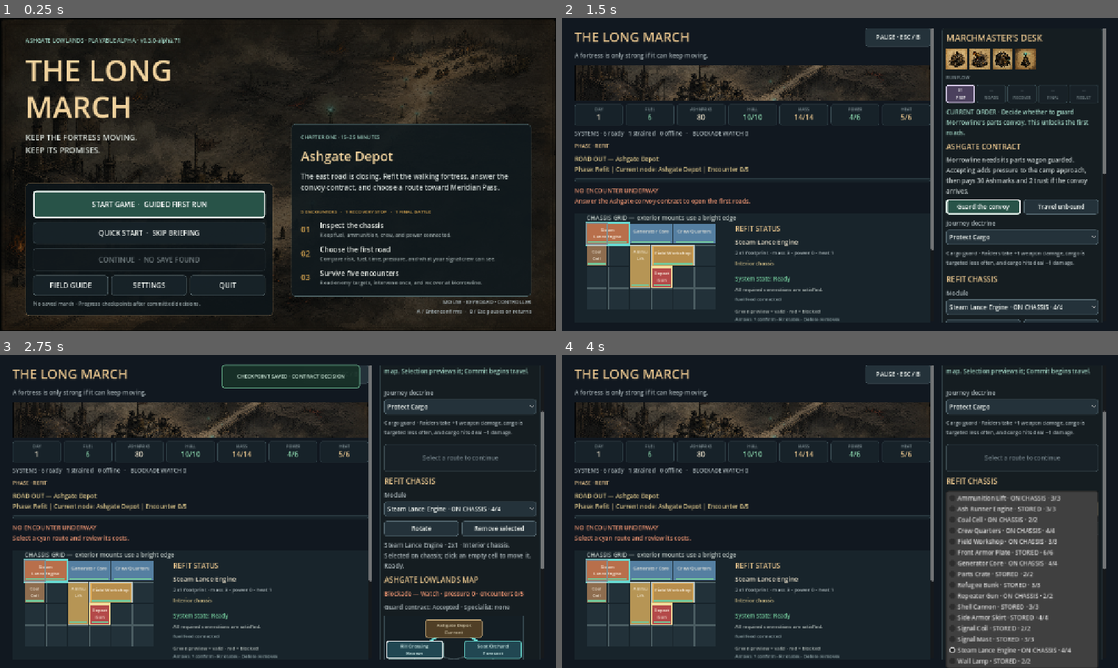
Above: before the commit, frames 1-4 (two rows, left to right).
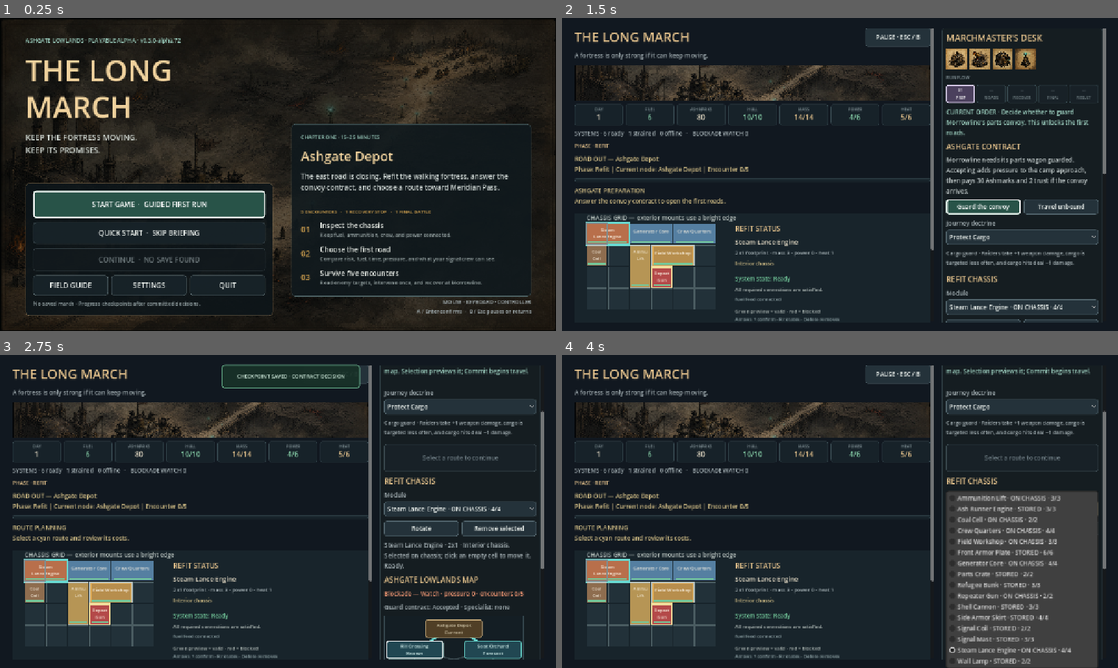
Above: after the commit, the same moments.

Repository: raphaelroshan/the-long-march
Game: Godot game, scene res://scenes/App.tscn
The game is run twice, just before and just after one commit, with the same random seed, the same clock (stepped at 60 frames per second) and the same inputs.
Inputs:
- Up to frame 1 (0.25 s): no input
- Up to frame 2 (1.5 s): click "START GAME · GUIDED FIRST RUN" at 0.5 s; click "SKIP BRIEFING" at 1.25 s
- Up to frame 3 (2.75 s): click "Guard the convoy" at 2 s
- Up to frame 4 (4 s): click "Protect Cargo" at 2.75 s; click "Steam Lance Engine · ON CHASS…" at 3.5 s

The runs differ from the first frame. In frame 1, less than 0.1% of the frame differs, in the area x 31-33%, y 6-8%; in frame 2, 0.5%, in the area x 2-34%, y 54-60%; in frame 3, 0.3%; in frame 4, 0.3%.

Commit message:
Replace empty encounter messaging

Diff:
--- a/project.godot
+++ b/project.godot
@@ -4,7 +4,7 @@
 
 [application]
 config/name="The Long March"
-config/version="0.3.0-alpha.71"
+config/version="0.3.0-alpha.72"
 run/main_scene="res://scenes/App.tscn"
 config/features=PackedStringArray("4.4", "GL Compatibility")
 
--- a/src/ui/main.gd
+++ b/src/ui/main.gd
@@ -1772,14 +1772,25 @@
 		journey_label.text = "JOURNEY — Ashgate Depot → Morrowline Camp → Meridian Pass\nPhase: %s | Current node: %s | Route: %s" % [state.phase.replace("_", " ").capitalize(), String(LongMarchState.JOURNEY_NODES.get(state.journey_node, {}).get("name", state.journey_node)), route_name]
 	if state.phase == "results":
 		encounter_label.text = "RUN RESULT — %s\nDay %d · Hull %d/10 · Ashmarks %d · Trust %d · Contract %s · %d systems offl …(215 unchanged characters)…
+		encounter_label.add_theme_color_override("font_color", Color("#f0d29d"))
 	elif not state.encounter_outcome.is_empty():
 		var last_consequence := state.encounter_report[-1] if not state.encounter_report.is_empty() else "The road is clear."
 		encounter_label.text = "AFTER-ACTION — %s · resolved in %d step(s)\n%s" % [state.encounter_outcome.replace("_", " ").to_upper(), state.encounter_step, String(last_consequence)]
+		encounter_label.add_theme_color_override("font_color", Color("#9fd2c2"))
 	else:
 		var selected_block_reason := _campaign_departure_block_reason(selected_campaign_node_id)
 		var selected_instruction := "Resolve departure block: %s." % selected_block_reason if not selected_block_reason.is_empty() else "Review the selected route, then commit when ready."
-		var waiting_instruction := "Answer the Ashgate convoy contract to open the first roads." if state.guard_contract_status == "offered" else ("Select a cyan route and review its costs." if selected_campaign_node_id.is_empty() else selected_instruction)
-		encounter_label.text = "NO ENCOUNTER UNDERWAY\n%s" % waiting_instruction
+		if state.guard_contract_status == "offered":
+			encounter_label.text = "ASHGATE PREPARATION\nAnswer the convoy contract to open the first roads."
+		elif not state.campaign_event_pending.is_empty():
+			encounter_label.text = "LOCAL DECISION\nResolve the current situation before choosing the next road."
+		elif state.phase == "settlement":
+			encounter_label.text = "MORROWLINE RECOVERY\nUse up to two service actions, refit freely, then prepare for the final road."
+		elif selected_campaign_node_id.is_empty():
+			encounter_label.text = "ROUTE PLANNING\nSelect a cyan route and review its costs."
+		else:
+			encounter_label.text = "ROUTE READY FOR REVIEW\n%s" % selected_instruction
+		encounter_label.add_theme_color_override("font_color", Color("#d8c389"))
 	var recent: Array[String] = []
 	var start := maxi(0, state.log.size() - 4)
 	for index in range(start, state.log.size()):
--- a/tests/test_prototype_flow.gd
+++ b/tests/test_prototype_flow.gd
@@ -78,6 +78,7 @@
 	_expect(game.onboarding_progress_label.text.contains("D-pad") and game.onboarding_progress_label.text.contains("A / Enter"), "the briefing should name controller and keyboard navigation together")
 	_expect(game.onboarding_action_label.text.begins_with("FIRST ACTION"), "each briefing page should name a concrete player action")
 	_expect(game.guidance_label.text.begins_with("CURRENT ORDER") and game.guidance_label.text.contains("convoy"), "the opening objective should identify the contract decision")
+	_expect(game.encounter_label.text.begins_with("ASHGATE PREPARATION") and not game.encounter_label.text.contains("NO ENCOUNTER"), "the opening status should frame preparation as progress rather than an empty state")
 	_expect(game.how_to_play_button.text == "OPEN FIELD BRIEFING", "the live-stage help action should use the same player-facing name as the pause menu")
 	for _step in range(game.ONBOARDING_STEPS.size()):
 		if _step == 1:
@@ -133,6 +134,7 @@
 	_expect(game.current_run_flow_step == 1 and game.run_flow_labels[0].text.begins_with("✓"), "answering the contract should advance the tracker to the Lowlands roads")
 	_expect(game.campaign_map.status_for("rill_crossing") == "available" and not game.campaign_map.button_for("rill_crossing").disabled, "answering the contract should activate the opening map nodes")
 	_expect(game.campaign_map.button_for("rill_crossing").has_focus(), "resolving the contract should hand controller focus to the first route")
+	_expect(game.encounter_label.text.begins_with("ROUTE PLANNING"), "the post-contract status should name the next actionable phase")
 	_expect(game.right_scroll.get_global_rect().encloses(game.campaign_map.button_for("rill_crossing").get_global_rect()), "route focus should scroll the selected action fully into view")
 	game.doctrine_option.select(2)
 	game.doctrine_option.item_selected.emit(2)
Not shown, changed: export_presets.cfg
Not shown, changed: docs/decision_log.md
